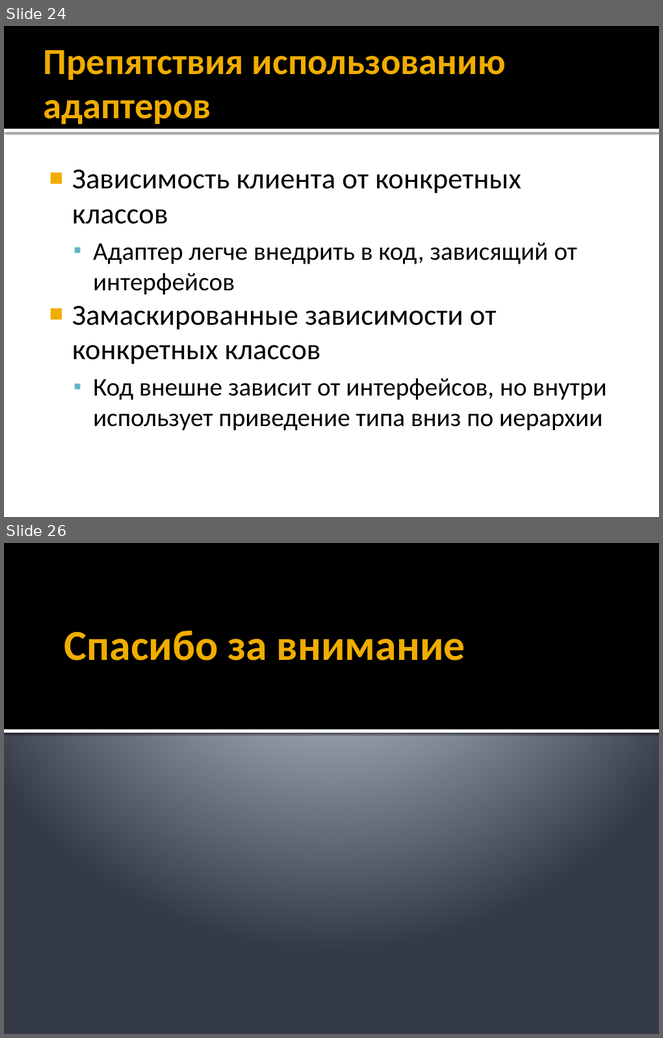
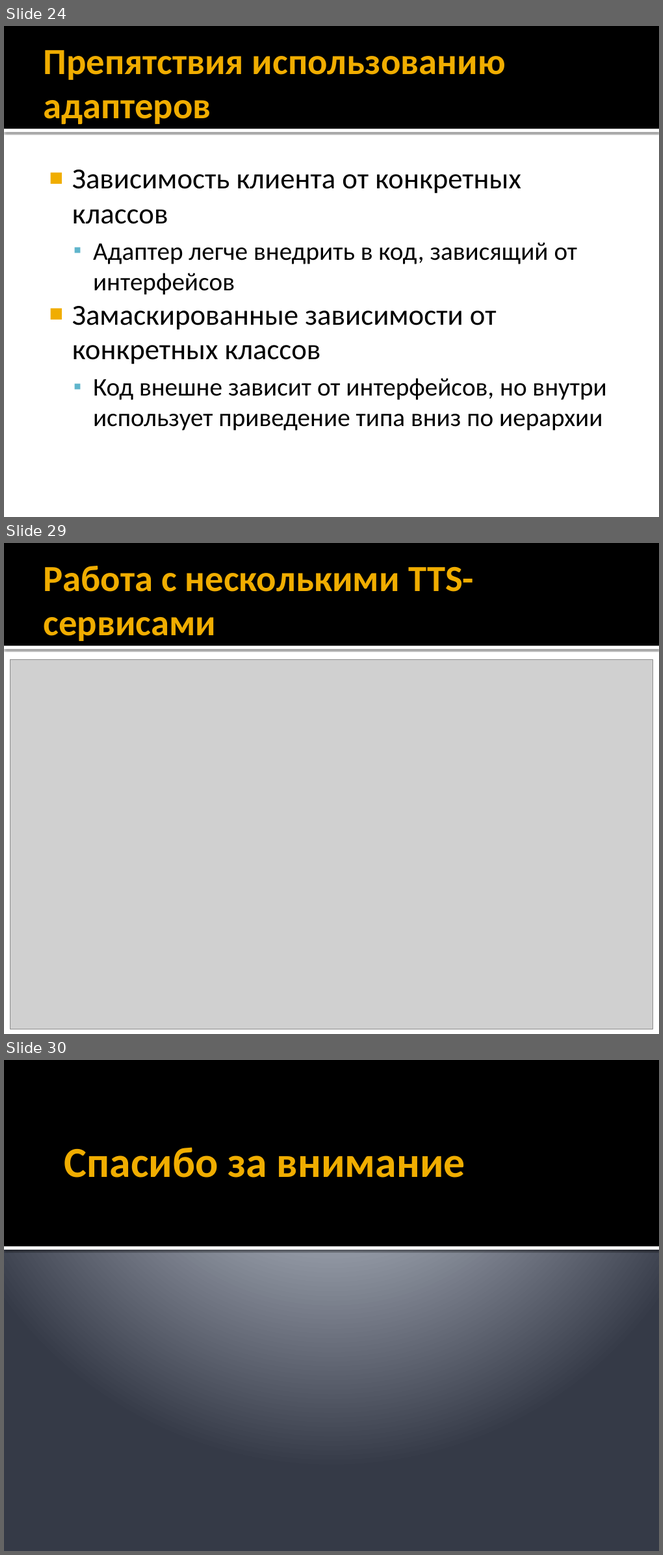
Before and after one commit to alexey-malov/ood, a slide deck: lectures/07.adapter/adapter.pptx. Shown one above the other, each under a label of ours: slides 24 and 26 before the commit, slides 24, 29 and 30 after it; the slides between them are not shown. The pictures are 663x1038 and 663x1555 pixels, drawn with LibreOffice and Linux fonts; fonts in the diff are those of the drawing; grey boxes stand for pictures. Boxes give left, top, right and bottom in pixels: in the first picture for what was removed or moved away, otherwise in the second. Text is boxed around its words. In the diff, an @@ line names an element or a change of style, - is before the commit and + after.

```diff
--- a/lectures/07.adapter/adapter.pptx
+++ b/lectures/07.adapter/adapter.pptx
@@ slide 29 added at [4, 543, 659, 1034], background #FFFFFF; not listed: 2 template elements that a slide beside it also shows @@
@@ title added at [43, 566, 475, 641], 40.5 pt, text #F0AD00, bold @@
+Работа с несколькими TTS-сервисами
@@ picture added at [10, 659, 653, 1029] @@
@@ what was slide 26 is now slide 30 @@
```
Also in this commit, not shown: 3 slides changed, 3 other slides added, 2 other files.
